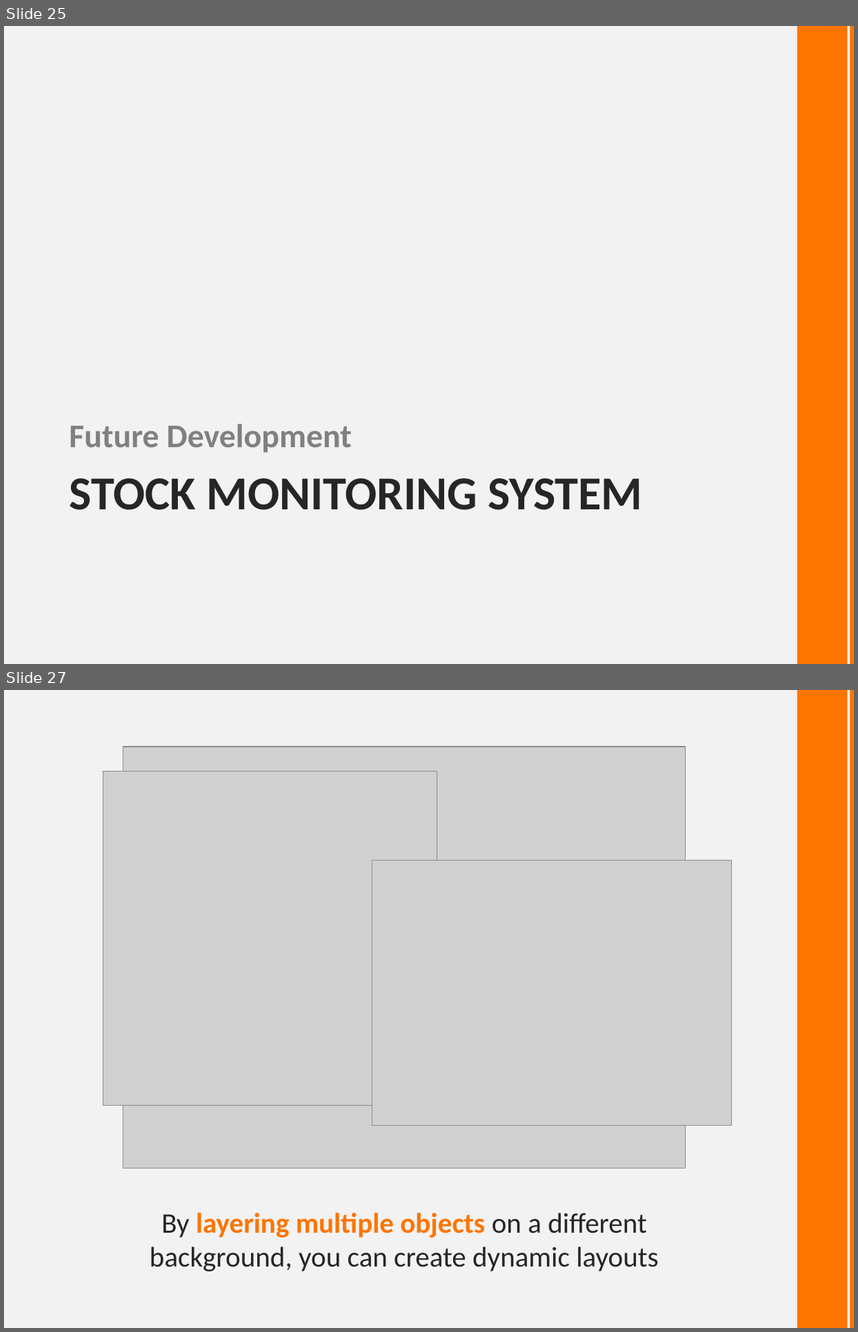
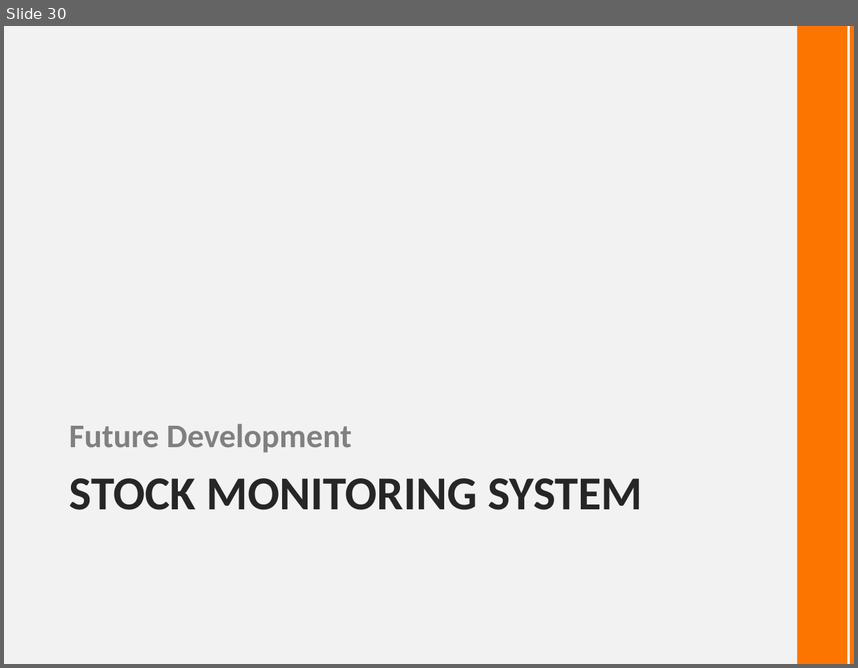
Before and after one commit to michaelleung0o0/comp3006, a slide deck: ppt/Presentation3.pptx. Shown one above the other, each under a label of ours: slides 25 and 27 before the commit, slide 30 after it; the slides between them are not shown. The pictures are 858x1332 and 858x668 pixels, drawn with LibreOffice and Linux fonts; fonts in the diff are those of the drawing; grey boxes stand for pictures; background and template pictures are left out. Boxes give left, top, right and bottom in pixels: in the first picture for what was removed or moved away, otherwise in the second. Text is boxed around its words. In the diff, an @@ line names an element or a change of style, - is before the commit and + after.

```diff
--- a/ppt/Presentation3.pptx
+++ b/ppt/Presentation3.pptx
@@ slide 27 removed at (4,690,854,1328), background #F2F2F2; not listed: 2 template elements that a slide beside it also shows @@
@@ picture removed at (123,747,685,1169) @@
@@ picture removed at (103,771,437,1105) @@
@@ picture removed at (372,860,732,1125) @@
@@ text removed at (150,1212,658,1271) @@
-By layering multiple objects on a different background, you can create dynamic layouts
@@ what was slide 25 is now slide 30 @@
```
Also in this commit, not shown: 3 slides changed, 10 slides added, 12 other slides removed, 2 other files.
